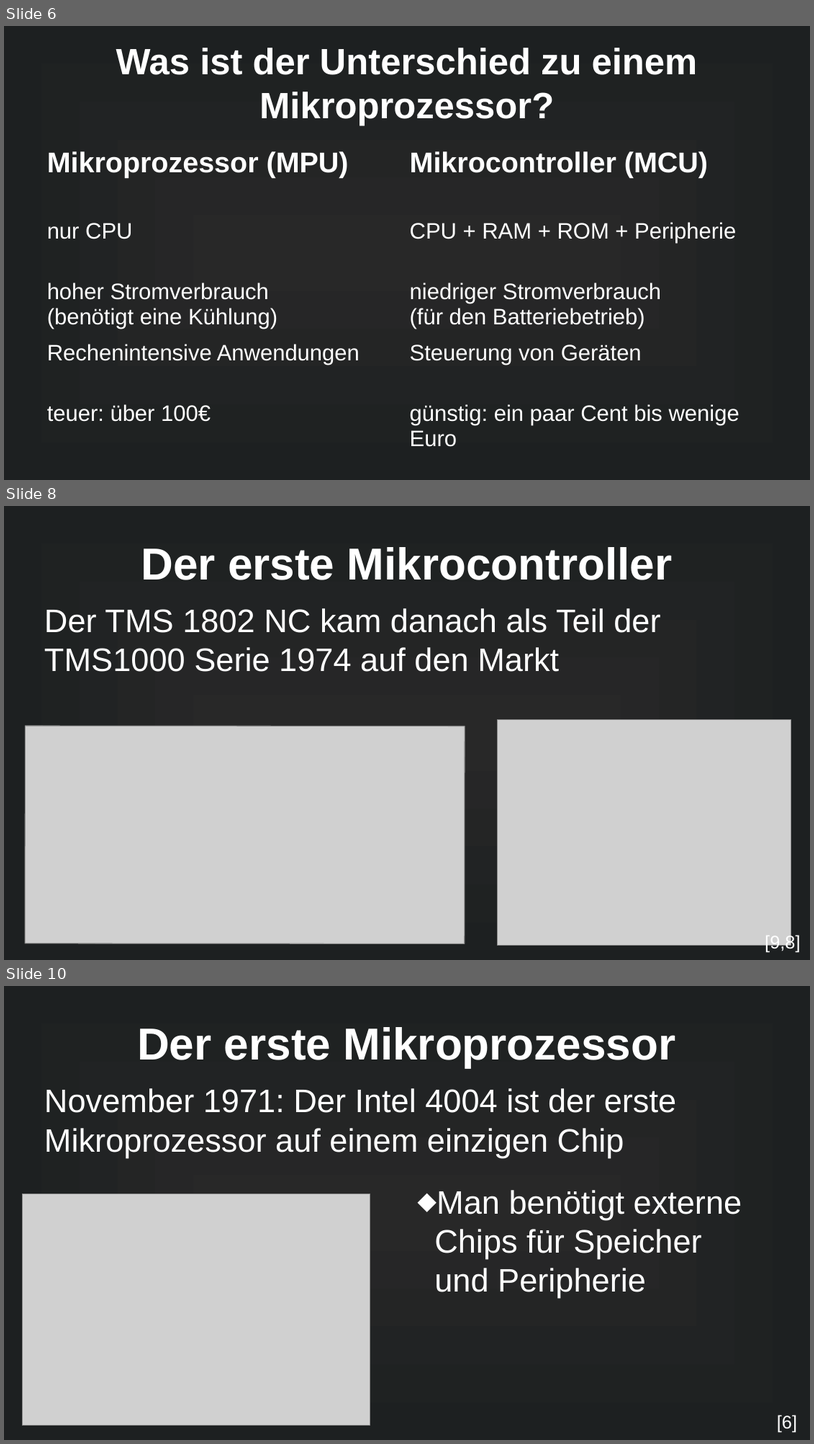
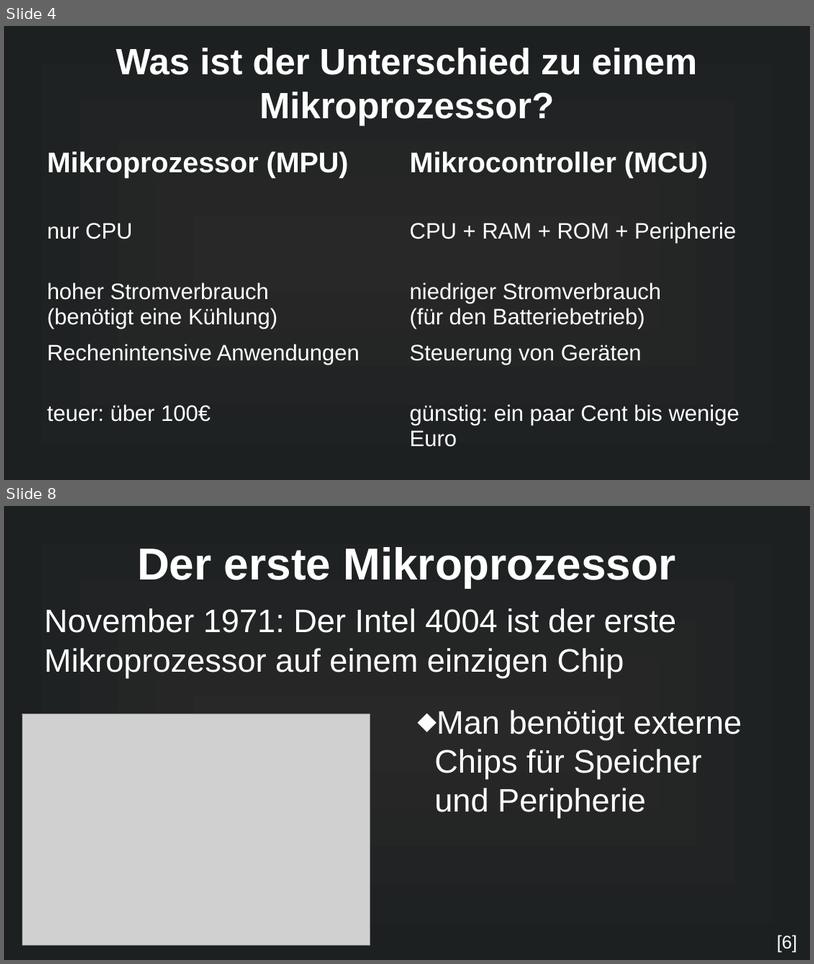
Before and after one commit to MuffinKran24/IMP_GFS, a slide deck: Mikrocontroller_GFS.odp. Shown one above the other, each under a label of ours: slides 6, 8 and 10 before the commit, slides 4 and 8 after it; the slides between them are not shown. The pictures are 814x1444 and 814x964 pixels, drawn with LibreOffice and Linux fonts; fonts in the diff are those of the drawing; grey boxes stand for pictures. Boxes give left, top, right and bottom in pixels: in the first picture for what was removed or moved away, otherwise in the second. Text is boxed around its words. In the diff, an @@ line names an element or a change of style, - is before the commit and + after.

```diff
--- a/Mikrocontroller_GFS.odp
+++ b/Mikrocontroller_GFS.odp
@@ slide 8 removed at bbox=[4, 506, 810, 960], background gradient #282828 to #1D2021 @@
@@ title removed at bbox=[141, 547, 673, 580] @@
-Der erste Mikrocontroller
@@ text removed at bbox=[44, 608, 661, 672] @@
-Der TMS 1802 NC kam danach als Teil der TMS1000 Serie 1974 auf den Markt
@@ picture removed at bbox=[498, 720, 792, 945] @@
@@ picture removed at bbox=[25, 726, 465, 943] @@
@@ text removed at bbox=[765, 934, 800, 952] @@
-[9,8]
@@ what was slide 6 is now slide 4 @@
@@ what was slide 10 is now slide 8 @@
```
Also in this commit, not shown: 3 slides changed, 7 slides added, 2 other slides removed, 4 other files.
